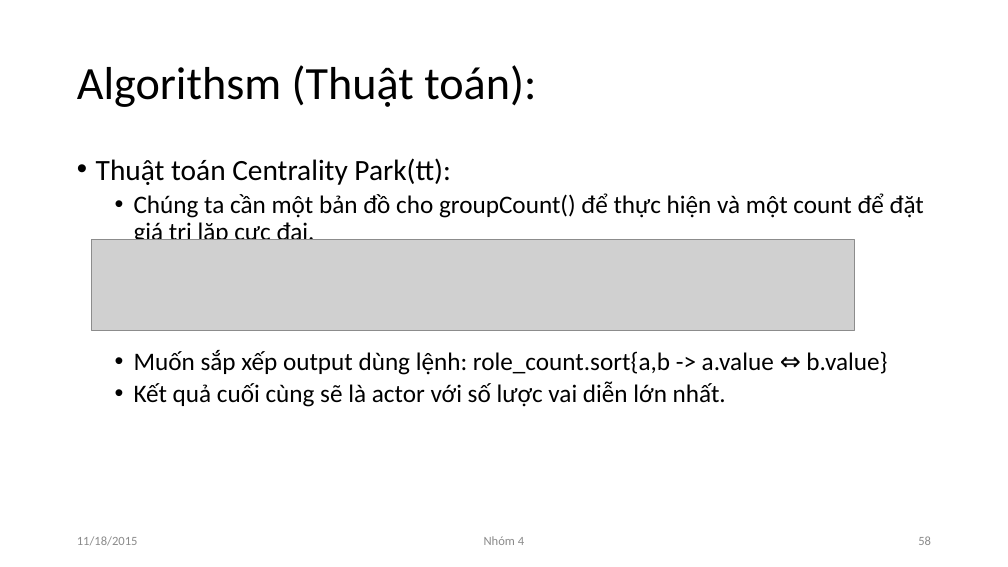
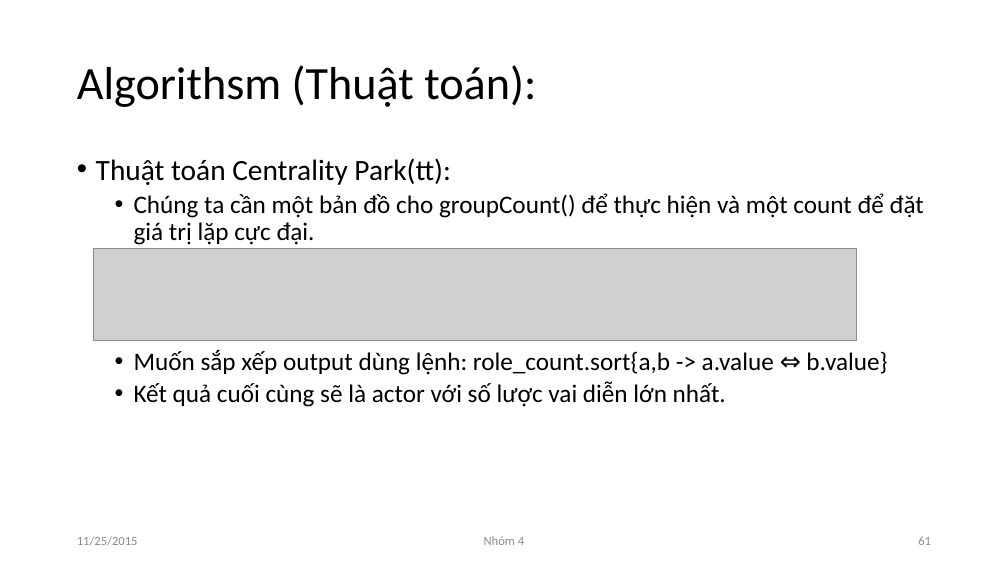
Before and after one commit to NguyenDucHoangLong/Group_4_HTTTHD, a slide deck: slide 61 of Document/Seminar/Slide/N04_SlideThuyetTrinh.pptx (slide 58 before the commit). Drawn at 1008x567 pixels with LibreOffice and Linux fonts; fonts in the diff are those of the drawing; grey boxes stand for pictures. Boxes give left, top, right and bottom in pixels: in the first picture for what was removed or moved away, otherwise in the second. Text is boxed around its words. In the diff, an @@ line names an element or a change of style, - is before the commit and + after.

```diff
--- a/Document/Seminar/Slide/N04_SlideThuyetTrinh.pptx
+++ b/Document/Seminar/Slide/N04_SlideThuyetTrinh.pptx
@@ picture moved from (x1=91, y1=240, x2=854, y2=331) to (x1=94, y1=249, x2=857, y2=340) @@
@@ text at (x1=77, y1=536, x2=138, y2=546): text changed @@
-11/18/2015
+11/25/2015
@@ page number at (x1=918, y1=536, x2=931, y2=545): text changed @@
-58
+61
```
Also in this commit, not shown: 72 other slides changed, 6 slides added, 7 slides removed, 1 other file.
